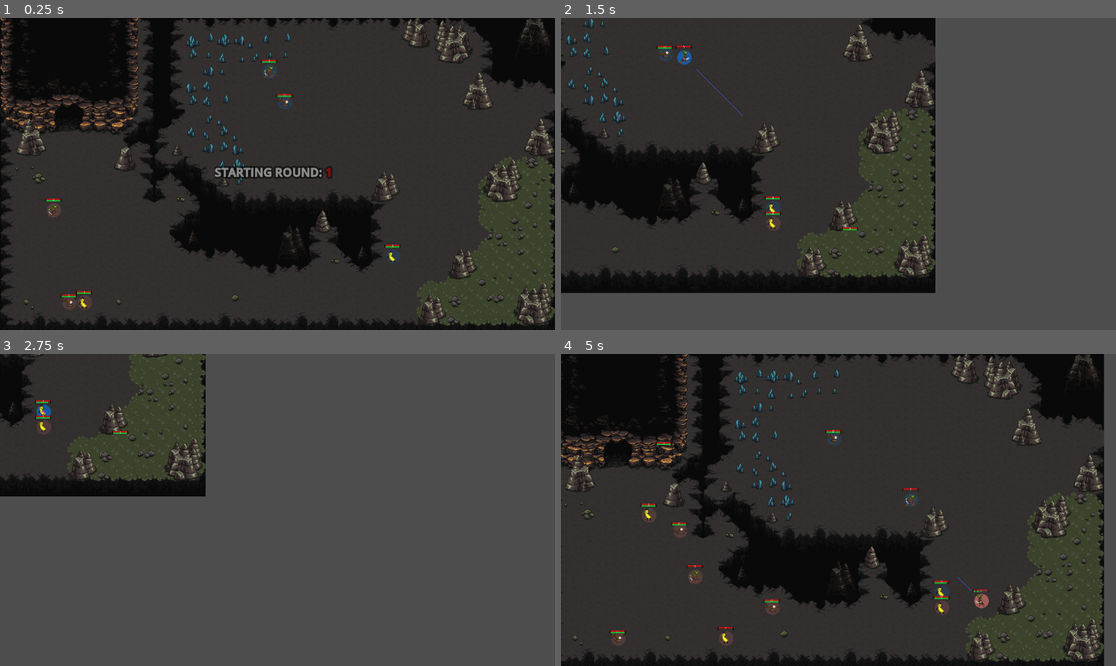
Above: before the commit, frames 1-4 (two rows, left to right).
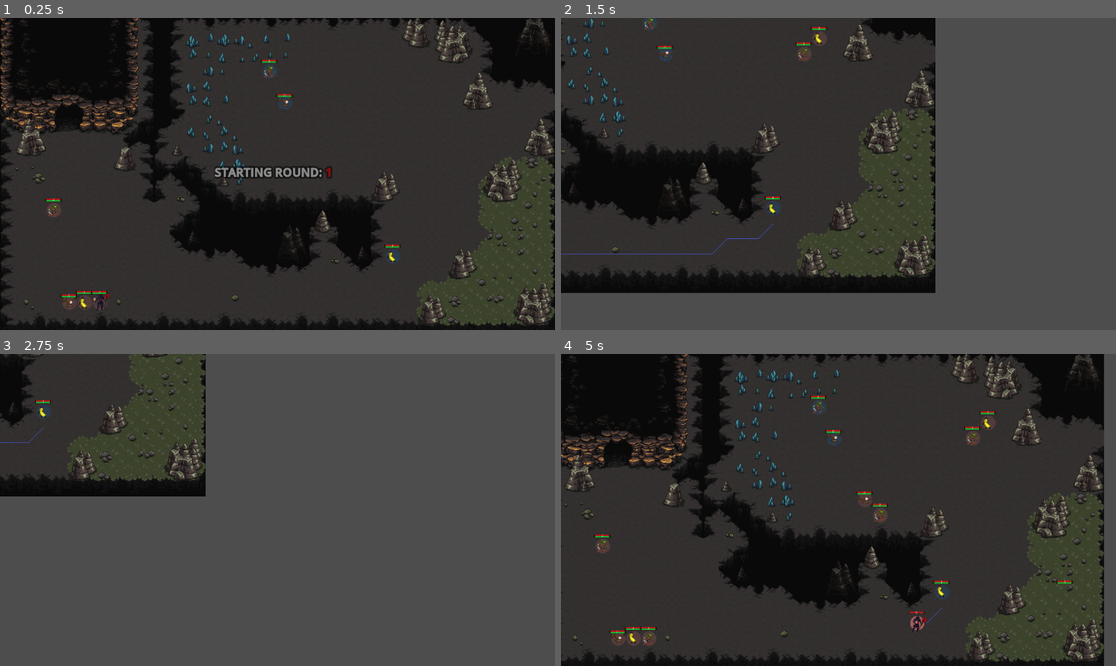
Above: after the commit, the same moments.

Repository: SeeNoirSeeNo/SeeNoHope-The-Final-Bastion
Game: Godot game, scene res://MainScenes/Battle.tscn
Two runs of this game, one before a commit and one after it. Both use one fixed random seed, a clock stepped at 60 frames per second and the inputs below.
Inputs (mouse positions are in pixels of both pictures, inside the frame that each line leads up to):
- Up to frame 1 (0.25 s): no input
- Up to frame 2 (1.5 s): move the mouse to (960, 158) at 0.52 s; hold D (Right) 0.53-1.28 s; hold U (unit) 0.53-1.28 s; click (960, 158) at 0.6 s; move the mouse to (727, 189) at 1.27 s; hold S (Down) from 1.28 s (still down); tap U (unit) at 1.35 s
- Up to frame 3 (2.75 s): click (166, 525) at 1.55 s; move the mouse to (333, 441) at 2.02 s; release S (Down) at 2.03 s; hold D (Right) from 2.03 s (still down); hold U (unit) from 2.03 s (still down); click (333, 441) at 2.1 s
- Up to frame 4 (5 s): move the mouse to (810, 572) at 2.77 s; release D (Right) at 2.78 s; release U (unit) at 2.78 s; hold W (Up) 2.78-3.53 s; tap U (unit) at 2.85, 4.35 s; click (810, 572) at 3.05 s; move the mouse to (1005, 556) at 3.52 s; hold U (unit) 3.53-4.28 s; hold A (Left) from 3.53 s (still down); click (1005, 556) at 3.6 s; move the mouse to (672, 463) at 4.27 s; click (672, 463) at 4.55 s

The runs differ from the first frame. In frame 1, less than 0.1% of the frame differs, in the area x 16-20%, y 87-94%; in frame 2, 0.7%; in frame 3, 0.2%; in frame 4, 1.9%, in the area x 5-93%, y 13-94%.

Commit message:
Added Necro

Diff:
--- a/Agents&Tools/UnitFactory/UnitFactory.gd
+++ b/Agents&Tools/UnitFactory/UnitFactory.gd
@@ -8,7 +8,7 @@
 @onready var navigation_grid : NavigationGrid = $"../NavigationGrid"
 @onready var map = $"../../Map"
 ### VARIABLES ###
-var possible_units = ["FlyingEye", "CaveGoblin", "BananaMan"]
+var possible_units = ["FlyingEye", "CaveGoblin", "BananaMan", "Necromancer"]
 var tile_map : TileMap
 var unit_group : Array[PackedScene]
 
@@ -45,6 +45,8 @@
 			unit_scene = load("res://Units/CaveGoblin/CaveGoblin.tscn")
 		"BananaMan":
 			unit_scene = load("res://Units/BananaMan/BananaMan.tscn")
+		"Necromancer":
+			unit_scene = load("res://Units/Necromancer/Necromancer.tscn")
 		_:
 			printerr("Invalid unit type")
 			return null
--- a/MainScenes/Battle.gd
+++ b/MainScenes/Battle.gd
@@ -24,6 +24,7 @@
 	unit_factory.create_unit("CaveGoblin", Vector2i(3,12), "Enemy", "Enemy", true)
 	unit_factory.create_unit("FlyingEye", Vector2i(4,18), "Enemy", "Enemy", true)
 	unit_factory.create_unit("BananaMan", Vector2i(5,18), "Enemy", "Enemy", true)
+	unit_factory.create_unit("Necromancer", Vector2i(6,18), "Enemy", "Enemy", true)
 
 	Audioplayer.play_music(music)
 
--- /dev/null
+++ b/Units/Necromancer/Necromancer.gd
@@ -0,0 +1,4 @@
+extends Unit
+
+func _init():
+	pass
--- /dev/null
+++ b/Units/Necromancer/Necromancer.tscn
@@ -0,0 +1,513 @@
+[gd_scene load_steps=22 format=3 uid="uid://cxhygdbp6bdao"]
+
+[ext_resource type="Script" path="res://Units/Necromancer/Necromancer.gd" id="1_ugu43"]
+[ext_resource type="AudioStream" uid="uid://rsa0kju6ruty" path="res://Units/Necromancer/Necro-Run.mp3" id="2_w63wi"]
+[ext_resource type="Texture2D" uid="uid://dhiox0xovbmrm" path="res://Units/Necromancer/Necromancer_creativekind-Sheet.png" id="3_43voa"]
+[ext_resource type="AudioStream" uid="uid://btuu2tc04tjr7" path="res://Units/Necromancer/Necro-Attack.mp3" id="3_ykpxq"]
+[ext_resource type="AudioStream" uid="uid://cxqj2121rnehe" path="res://Units/Necromancer/Necro-Death.wav" id="4_8orpv"]
+[ext_resource type="AudioStream" uid="uid://bq62c8nxidic3" path="res://Units/Necromancer/Necro-Hit.mp3" id="4_d56of"]
+[ext_resource type="Texture2D" uid="uid://idak3dqujfmc" path="res://Units/FlyingEye/Flight.png" id="6_iy305"]
+[ext_resource type="Texture2D" uid="uid://dt2p2qvyftddw" path="res://Units/CaveGoblin/Bomb_sprite.png" id="10_m6iv2"]
+[ext_resource type="PackedScene" uid="uid://cxnfg7i60h8eq" path="res://Graphics & UI/Healthbar/healthbar.tscn" id="11_033wq"]
+[ext_resource type="PackedScene" uid="uid://dyh8uta4b35pc" path="res://Graphics & UI/Healthbar/TimeunitsBar.tscn" id="12_by6x4"]
+
+[sub_resource type="CircleShape2D" id="CircleShape2D_2pi0q"]
+radius = 9.0
+
+[sub_resource type="Animation" id="Animation_p35y8"]
+resource_name = "Death"
+length = 0.8
+tracks/0/type = "value"
+tracks/0/imported = false
+tracks/0/enabled = true
+tracks/0/path = NodePath(".:texture")
+tracks/0/interp = 1
+tracks/0/loop_wrap = true
+tracks/0/keys = {
+"times": PackedFloat32Array(0),
+"transitions": PackedFloat32Array(1),
+"update": 1,
+"values": [ExtResource("3_43voa")]
+}
+tracks/1/type = "value"
+tracks/1/imported = false
+tracks/1/enabled = true
+tracks/1/path = NodePath(".:hframes")
+tracks/1/interp = 1
+tracks/1/loop_wrap = true
+tracks/1/keys = {
+"times": PackedFloat32Array(0),
+"transitions": PackedFloat32Array(1),
+"update": 1,
+"values": [17]
+}
+tracks/2/type = "value"
+tracks/2/imported = false
+tracks/2/enabled = true
+tracks/2/path = NodePath(".:frame")
+tracks/2/interp = 1
+tracks/2/loop_wrap = true
+tracks/2/keys = {
+"times": PackedFloat32Array(0, 0.1, 0.2, 0.3, 0.4, 0.5, 0.6, 0.7, 0.8),
+"transitions": PackedFloat32Array(1, 1, 1, 1, 1, 1, 1, 1, 1),
+"update": 1,
+"values": [102, 103, 104, 105, 106, 107, 108, 109, 110]
+}
+tracks/3/type = "value"
+tracks/3/imported = false
+tracks/3/enabled = true
+tracks/3/path = NodePath(".:vframes")
+tracks/3/interp = 1
+tracks/3/loop_wrap = true
+tracks/3/keys = {
+"times": PackedFloat32Array(0),
+"transitions": PackedFloat32Array(1),
+"update": 1,
+"values": [7]
+}
+
+[sub_resource type="Animation" id="Animation_hkwcp"]
+resource_name = "Idle"
+length = 0.7
+loop_mode = 1
+tracks/0/type = "value"
+tracks/0/imported = false
+tracks/0/enabled = true
+tracks/0/path = NodePath(".:texture")
+tracks/0/interp = 1
+tracks/0/loop_wrap = true
+tracks/0/keys = {
+"times": PackedFloat32Array(0),
+"transitions": PackedFloat32Array(1),
+"update": 1,
+"values": [ExtResource("3_43voa")]
+}
+tracks/1/type = "value"
+tracks/1/imported = false
+tracks/1/enabled = true
+tracks/1/path = NodePath(".:hframes")
+tracks/1/interp = 1
+tracks/1/loop_wrap = true
+tracks/1/keys = {
+"times": PackedFloat32Array(0),
+"transitions": PackedFloat32Array(1),
+"update": 1,
+"values": [17]
+}
+tracks/2/type = "value"
+tracks/2/imported = false
+tracks/2/enabled = true
+tracks/2/path = NodePath(".:frame")
+tracks/2/interp = 1
+tracks/2/loop_wrap = true
+tracks/2/keys = {
+"times": PackedFloat32Array(0, 0.1, 0.2, 0.3, 0.4, 0.5, 0.6),
+"transitions": PackedFloat32Array(1, 1, 1, 1, 1, 1, 1),
+"update": 1,
+"values": [0, 1, 2, 3, 4, 5, 6]
+}
+tracks/3/type = "value"
+tracks/3/imported = false
+tracks/3/enabled = true
+tracks/3/path = NodePath(".:vframes")
+tracks/3/interp = 1
+tracks/3/loop_wrap = true
+tracks/3/keys = {
+"times": PackedFloat32Array(0),
+"transitions": PackedFloat32Array(1),
+"update": 1,
+"values": [7]
+}
+
+[sub_resource type="Animation" id="Animation_apg8a"]
+resource_name = "Projectile"
+length = 1.9
+tracks/0/type = "value"
+tracks/0/imported = false
+tracks/0/enabled = true
+tracks/0/path = NodePath(".:texture")
+tracks/0/interp = 1
+tracks/0/loop_wrap = true
+tracks/0/keys = {
+"times": PackedFloat32Array(0),
+"transitions": PackedFloat32Array(1),
+"update": 1,
+"values": [ExtResource("10_m6iv2")]
+}
+tracks/1/type = "value"
+tracks/1/imported = false
+tracks/1/enabled = true
+tracks/1/path = NodePath(".:hframes")
+tracks/1/interp = 1
+tracks/1/loop_wrap = true
+tracks/1/keys = {
+"times": PackedFloat32Array(0),
+"transitions": PackedFloat32Array(1),
+"update": 1,
+"values": [19]
+}
+tracks/2/type = "value"
+tracks/2/imported = false
+tracks/2/enabled = true
+tracks/2/path = NodePath(".:frame")
+tracks/2/interp = 1
+tracks/2/loop_wrap = true
+tracks/2/keys = {
+"times": PackedFloat32Array(0, 0.1, 0.2, 0.3, 0.4, 0.5, 0.6, 0.7, 0.8, 0.9, 1, 1.1, 1.2, 1.3, 1.4, 1.5, 1.6, 1.7, 1.8),
+"transitions": PackedFloat32Array(1, 1, 1, 1, 1, 1, 1, 1, 1, 1, 1, 1, 1, 1, 1, 1, 1, 1, 1),
+"update": 1,
+"values": [0, 1, 2, 3, 4, 5, 6, 7, 8, 9, 10, 11, 12, 13, 14, 15, 16, 17, 18]
+}
+
+[sub_resource type="Animation" id="Animation_5jx8n"]
+length = 0.001
+tracks/0/type = "value"
+tracks/0/imported = false
+tracks/0/enabled = true
+tracks/0/path = NodePath(".:texture")
+tracks/0/interp = 1
+tracks/0/loop_wrap = true
+tracks/0/keys = {
+"times": PackedFloat32Array(0),
+"transitions": PackedFloat32Array(1),
+"update": 1,
+"values": [ExtResource("6_iy305")]
+}
+tracks/1/type = "value"
+tracks/1/imported = false
+tracks/1/enabled = true
+tracks/1/path = NodePath(".:frame")
+tracks/1/interp = 1
+tracks/1/loop_wrap = true
+tracks/1/keys = {
+"times": PackedFloat32Array(0),
+"transitions": PackedFloat32Array(1),
+"update": 1,
+"values": [0]
+}
+tracks/2/type = "value"
+tracks/2/imported = false
+tracks/2/enabled = true
+tracks/2/path = NodePath(".:hframes")
+tracks/2/interp = 1
+tracks/2/loop_wrap = true
+tracks/2/keys = {
+"times": PackedFloat32Array(0),
+"transitions": PackedFloat32Array(1),
+"update": 1,
+"values": [8]
+}
+tracks/3/type = "value"
+tracks/3/imported = false
+tracks/3/enabled = true
+tracks/3/path = NodePath(".:vframes")
+tracks/3/interp = 1
+tracks/3/loop_wrap = true
+tracks/3/keys = {
+"times": PackedFloat32Array(0),
+"transitions": PackedFloat32Array(1),
+"update": 1,
+"values": [9]
+}
+
+[sub_resource type="Animation" id="Animation_8ru6i"]
+resource_name = "Run"
+length = 0.8
+loop_mode = 1
+tracks/0/type = "value"
+tracks/0/imported = false
+tracks/0/enabled = true
+tracks/0/path = NodePath(".:texture")
+tracks/0/interp = 1
+tracks/0/loop_wrap = true
+tracks/0/keys = {
+"times": PackedFloat32Array(0),
+"transitions": PackedFloat32Array(1),
+"update": 1,
+"values": [ExtResource("3_43voa")]
+}
+tracks/1/type = "value"
+tracks/1/imported = false
+tracks/1/enabled = true
+tracks/1/path = NodePath(".:hframes")
+tracks/1/interp = 1
+tracks/1/loop_wrap = true
+tracks/1/keys = {
+"times": PackedFloat32Array(0),
+"transitions": PackedFloat32Array(1),
+"update": 1,
+"values": [17]
+}
+tracks/2/type = "value"
+tracks/2/imported = false
+tracks/2/enabled = true
+tracks/2/path = NodePath(".:frame")
+tracks/2/interp = 1
+tracks/2/loop_wrap = true
+tracks/2/keys = {
+"times": PackedFloat32Array(0, 0.1, 0.2, 0.3, 0.4, 0.5, 0.6, 0.7),
+"transitions": PackedFloat32Array(1, 1, 1, 1, 1, 1, 1, 1),
+"update": 1,
+"values": [17, 18, 19, 20, 21, 22, 23, 24]
+}
+tracks/3/type = "value"
+tracks/3/imported = false
+tracks/3/enabled = true
+tracks/3/path = NodePath(".:vframes")
+tracks/3/interp = 1
+tracks/3/loop_wrap = true
+tracks/3/keys = {
+"times": PackedFloat32Array(0),
+"transitions": PackedFloat32Array(1),
+"update": 1,
+"values": [7]
+}
+
+[sub_resource type="Animation" id="Animation_ivq4x"]
+resource_name = "TakeHit"
+length = 0.5
+tracks/0/type = "value"
+tracks/0/imported = false
+tracks/0/enabled = true
+tracks/0/path = NodePath(".:texture")
+tracks/0/interp = 1
+tracks/0/loop_wrap = true
+tracks/0/keys = {
+"times": PackedFloat32Array(0),
+"transitions": PackedFloat32Array(1),
+"update": 1,
+"values": [ExtResource("3_43voa")]
+}
+tracks/1/type = "value"
+tracks/1/imported = false
+tracks/1/enabled = true
+tracks/1/path = NodePath(".:hframes")
+tracks/1/interp = 1
+tracks/1/loop_wrap = true
+tracks/1/keys = {
+"times": PackedFloat32Array(0),
+"transitions": PackedFloat32Array(1),
+"update": 1,
+"values": [17]
+}
+tracks/2/type = "value"
+tracks/2/imported = false
+tracks/2/enabled = true
+tracks/2/path = NodePath(".:frame")
+tracks/2/interp = 1
+tracks/2/loop_wrap = true
+tracks/2/keys = {
+"times": PackedFloat32Array(0, 0.1, 0.2, 0.3, 0.4),
+"transitions": PackedFloat32Array(1, 1, 1, 1, 1),
+"update": 1,
+"values": [85, 86, 87, 88, 89]
+}
+tracks/3/type = "value"
+tracks/3/imported = false
+tracks/3/enabled = true
+tracks/3/path = NodePath(".:vframes")
+tracks/3/interp = 1
+tracks/3/loop_wrap = true
+tracks/3/keys = {
+"times": PackedFloat32Array(0),
+"transitions": PackedFloat32Array(1),
+"update": 1,
+"values": [7]
+}
+
+[sub_resource type="Animation" id="Animation_hfcfx"]
+resource_name = "Attack3"
+length = 10.0
+tracks/0/type = "value"
+tracks/0/imported = false
+tracks/0/enabled = true
+tracks/0/path = NodePath(".:texture")
+tracks/0/interp = 1
+tracks/0/loop_wrap = true
+tracks/0/keys = {
+"times": PackedFloat32Array(0),
+"transitions": PackedFloat32Array(1),
+"update": 1,
+"values": [ExtResource("3_43voa")]
+}
+tracks/1/type = "value"
+tracks/1/imported = false
+tracks/1/enabled = true
+tracks/1/path = NodePath(".:hframes")
+tracks/1/interp = 1
+tracks/1/loop_wrap = true
+tracks/1/keys = {
+"times": PackedFloat32Array(0),
+"transitions": PackedFloat32Array(1),
+"update": 1,
+"values": [17]
+}
+tracks/2/type = "value"
+tracks/2/imported = false
+tracks/2/enabled = true
+tracks/2/path = NodePath(".:vframes")
+tracks/2/interp = 1
+tracks/2/loop_wrap = true
+tracks/2/keys = {
+"times": PackedFloat32Array(0),
+"transitions": PackedFloat32Array(1),
+"update": 1,
+"values": [7]
+}
+
+[sub_resource type="Animation" id="Animation_jgxiq"]
+resource_name = "Attack"
+length = 1.3
+tracks/0/type = "value"
+tracks/0/imported = false
+tracks/0/enabled = true
+tracks/0/path = NodePath(".:texture")
+tracks/0/interp = 1
+tracks/0/loop_wrap = true
+tracks/0/keys = {
+"times": PackedFloat32Array(0),
+"transitions": PackedFloat32Array(1),
+"update": 1,
+"values": [ExtResource("3_43voa")]
+}
+tracks/1/type = "value"
+tracks/1/imported = false
+tracks/1/enabled = true
+tracks/1/path = NodePath(".:hframes")
+tracks/1/interp = 1
+tracks/1/loop_wrap = true
+tracks/1/keys = {
+"times": PackedFloat32Array(0),
+"transitions": PackedFloat32Array(1),
+"update": 1,
+"values": [17]
+}
+tracks/2/type = "value"
+tracks/2/imported = false
+tracks/2/enabled = true
+tracks/2/path = NodePath(".:vframes")
+tracks/2/interp = 1
+tracks/2/loop_wrap = true
+tracks/2/keys = {
+"times": PackedFloat32Array(0),
+"transitions": PackedFloat32Array(1),
+"update": 1,
+"values": [7]
+}
+tracks/3/type = "value"
+tracks/3/imported = false
+tracks/3/enabled = true
+tracks/3/path = NodePath(".:frame")
+tracks/3/interp = 1
+tracks/3/loop_wrap = true
+tracks/3/keys = {
+"times": PackedFloat32Array(0, 0.1, 0.2, 0.3, 0.4, 0.5, 0.6, 0.7, 0.8, 0.9, 1, 1.1, 1.2),
+"transitions": PackedFloat32Array(1, 1, 1, 1, 1, 1, 1, 1, 1, 1, 1, 1, 1),
+"update": 1,
+"values": [34, 35, 36, 37, 38, 39, 40, 41, 42, 43, 44, 45, 46]
+}
+
+[sub_resource type="Animation" id="Animation_l7bpe"]
+resource_name = "Attack2"
+length = 1.2
+tracks/0/type = "value"
+tracks/0/imported = false
+tracks/0/enabled = true
+tracks/0/path = NodePath(".:texture")
+tracks/0/interp = 1
+tracks/0/loop_wrap = true
+tracks/0/keys = {
+"times": PackedFloat32Array(0),
+"transitions": PackedFloat32Array(1),
+"update": 1,
+"values": [ExtResource("3_43voa")]
+}
+tracks/1/type = "value"
+tracks/1/imported = false
+tracks/1/enabled = true
+tracks/1/path = NodePath(".:hframes")
+tracks/1/interp = 1
+tracks/1/loop_wrap = true
+tracks/1/keys = {
+"times": PackedFloat32Array(0),
+"transitions": PackedFloat32Array(1),
+"update": 1,
+"values": [17]
+}
+tracks/2/type = "value"
+tracks/2/imported = false
+tracks/2/enabled = true
+tracks/2/path = NodePath(".:frame")
+tracks/2/interp = 1
+tracks/2/loop_wrap = true
+tracks/2/keys = {
+"times": PackedFloat32Array(0, 0.1, 0.2, 0.3, 0.4, 0.5, 0.6, 0.7, 0.8, 0.9, 1, 1.1, 1.2),
+"transitions": PackedFloat32Array(1, 1, 1, 1, 1, 1, 1, 1, 1, 1, 1, 1, 1),
+"update": 1,
+"values": [51, 52, 53, 54, 55, 56, 57, 58, 59, 60, 61, 62, 63]
+}
+tracks/3/type = "value"
+tracks/3/imported = false
+tracks/3/enabled = true
+tracks/3/path = NodePath(".:vframes")
+tracks/3/interp = 1
+tracks/3/loop_wrap = true
+tracks/3/keys = {
+"times": PackedFloat32Array(0),
+"transitions": PackedFloat32Array(1),
+"update": 1,
+"values": [7]
+}
+
+[sub_resource type="AnimationLibrary" id="AnimationLibrary_elxut"]
+_data = {
+"Attack": SubResource("Animation_jgxiq"),
+"Attack2": SubResource("Animation_l7bpe"),
+"Attack3": SubResource("Animation_hfcfx"),
+"Death": SubResource("Animation_p35y8"),
+"Idle": SubResource("Animation_hkwcp"),
+"Projectile": SubResource("Animation_apg8a"),
+"RESET": SubResource("Animation_5jx8n"),
+"Run": SubResource("Animation_8ru6i"),
+"TakeHit": SubResource("Animation_ivq4x")
+}
+
+[node name="Necromancer" type="CharacterBody2D"]
+script = ExtResource("1_ugu43")
+speed = 150
+timeunits = 200
+move_sound = ExtResource("2_w63wi")
+attack_sound = ExtResource("3_ykpxq")
+death_sound = ExtResource("4_8orpv")
+hit_sound = ExtResource("4_d56of")
+health_points = 100
+base_min_damage = 30
+base_max_damage = 50
+move_cost = 10
+attack_cost = 50
+wait_cost = 5
+
+[node name="CollisionShape2D" type="CollisionShape2D" parent="."]
+shape = SubResource("CircleShape2D_2pi0q")
+
+[node name="Sprite2D" type="Sprite2D" parent="."]
+position = Vector2(0, -21)
+scale = Vector2(0.8, 0.8)
+texture = ExtResource("6_iy305")
+hframes = 8
+vframes = 9
+
+[node name="AnimationPlayer" type="AnimationPlayer" parent="."]
+root_node = NodePath("../Sprite2D")
+libraries = {
+"": SubResource("AnimationLibrary_elxut")
+}
+autoplay = "Idle"
+
+[node name="Healthbar" parent="." instance=ExtResource("11_033wq")]
+offset_top = -25.0
+offset_bottom = 7.0
+
+[node name="TimeunitsBar" parent="." instance=ExtResource("12_by6x4")]
+offset_top = -22.0
+offset_bottom = 10.0
Not shown, added: Units/Necromancer/Necro-Attack.mp3.import
Not shown, added: Units/Necromancer/Necro-Death.wav.import
Not shown, added: Units/Necromancer/Necro-Hit.mp3.import
Not shown, added: Units/Necromancer/Necro-Run.mp3.import
Binary file added: Units/Necromancer/Necromancer_creativekind-Sheet.png
Not shown, added: Units/Necromancer/Necromancer_creativekind-Sheet.png.import
Not shown, added: Units/Necromancer/EnergyShield.flac
Not shown, added: Units/Necromancer/Necro-Attack.mp3
Not shown, added: Units/Necromancer/Necro-Death.wav
Not shown, added: Units/Necromancer/Necro-Hit.mp3
Not shown, added: Units/Necromancer/Necro-Run.mp3
